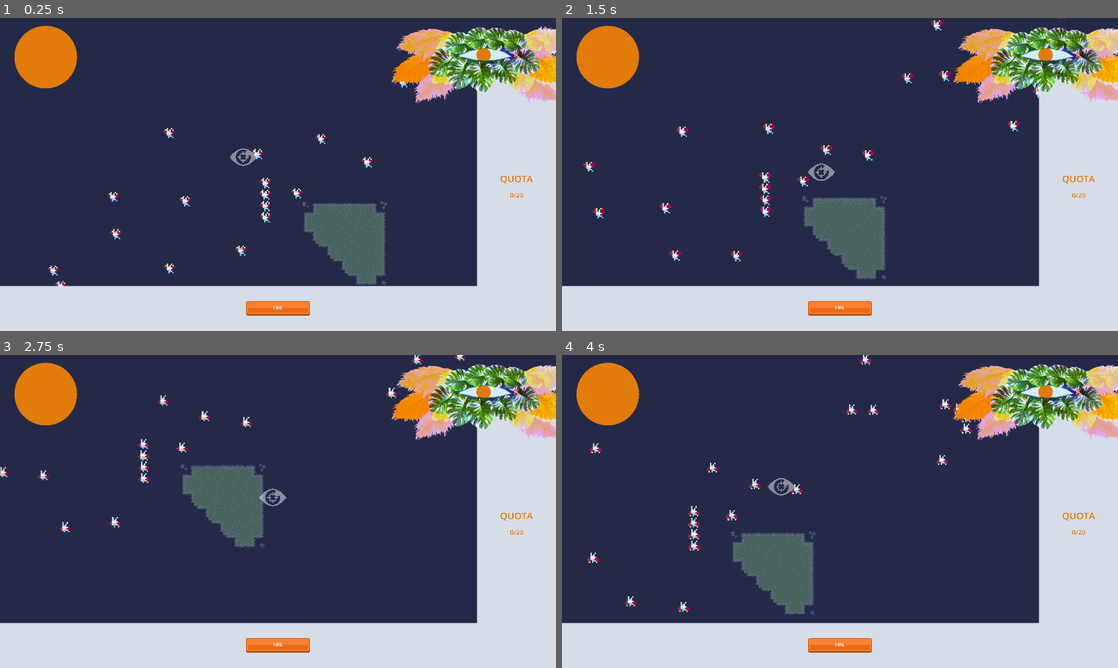
Above: before the commit, frames 1-4 (two rows, left to right).
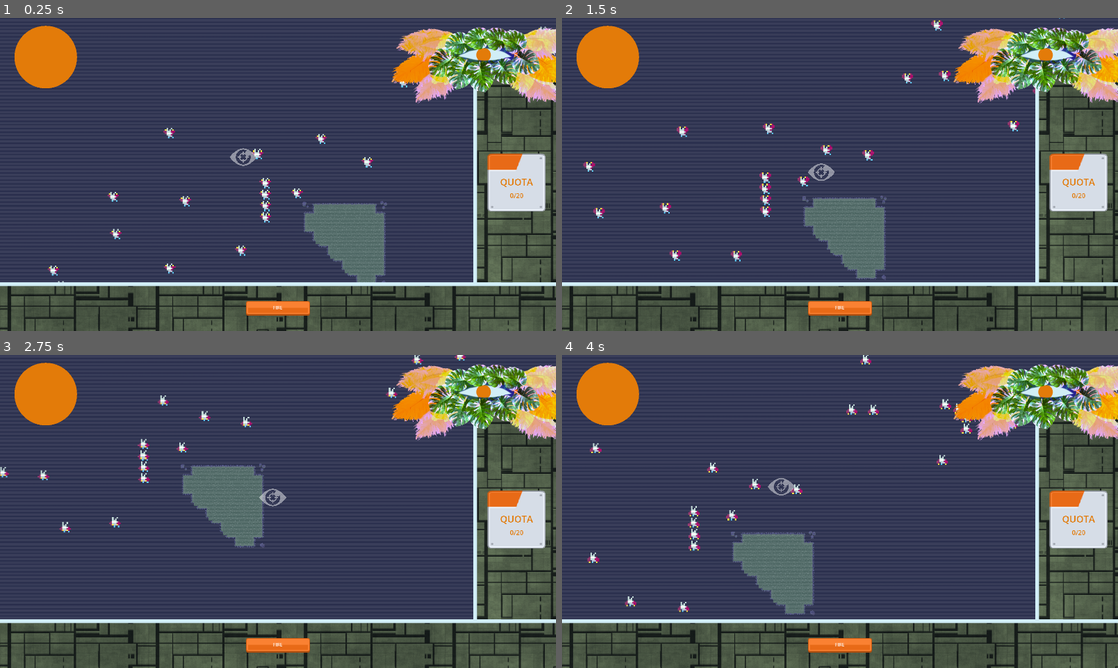
Above: after the commit, the same moments.

Repository: ocdunlap/laughingeye
Game: Godot game, scene res://ScenesGeneral/main_container.tscn
Two runs of this game, one before a commit and one after it. Both use one fixed random seed, a clock stepped at 60 frames per second and the inputs below. The project has no main scene, so this scene is started directly.
Inputs:
- Up to frame 1 (0.25 s): no input
- Up to frame 2 (1.5 s): hold D (move_right) 0.53-1.28 s; hold S (move_down) from 1.28 s (still down)
- Up to frame 3 (2.75 s): release S (move_down) at 2.03 s; hold D (move_right) from 2.03 s (still down)
- Up to frame 4 (4 s): release D (move_right) at 2.78 s; hold W (move_up) 2.78-3.53 s; hold A (move_left) from 3.53 s (still down)

The runs differ from the first frame. In frame 1, 23% of the frame differs, in the area x 0-100%, y 18-100%; in frame 2, 23%, in the area x 0-100%, y 1-100%; in frame 3, 23%; in frame 4, 23%.

Commit message:
added screen shader
it doesn't really work as a shader though...

Diff:
--- a/ScenesGeneral/player_reticle.tscn
+++ b/ScenesGeneral/player_reticle.tscn
@@ -338,7 +338,6 @@
 script = ExtResource("1_qs4w0")
 
 [node name="ExplodeEffect" type="AnimatedSprite2D" parent="."]
-scale = Vector2(1, 1)
 sprite_frames = SubResource("SpriteFrames_whn3e")
 animation = &"fire"
 speed_scale = 1.2
--- a/ScenesGeneral/ui_main.tscn
+++ b/ScenesGeneral/ui_main.tscn
@@ -1,23 +1,171 @@
-[gd_scene load_steps=19 format=3 uid="uid://cvgnw2mv4qaf8"]
-
+[gd_scene load_steps=26 format=3 uid="uid://cvgnw2mv4qaf8"]
+
+[ext_resource type="Shader" path="res://Shaders/hologram.gdshader" id="1_a7afu"]
 [ext_resource type="Script" path="res://Scripts/FuelMeter.gd" id="2_hgvi0"]
 [ext_resource type="Shader" path="res://Shaders/fuel_fill.gdshader" id="2_op73v"]
+[ext_resource type="Texture2D" uid="uid://damyd2had7pjq" path="res://ArtAssets/hologram_lines-b1399a8d.png" id="2_saof6"]
 [ext_resource type="Texture2D" uid="uid://bhw6xmsqco32x" path="res://ArtAssets/metalPanel_redCorner.png" id="3_4ivui"]
 [ext_resource type="Texture2D" uid="uid://dkv4d4uyqlj4n" path="res://ArtAssets/plain-circle.png" id="3_o12e0"]
 [ext_resource type="Texture2D" uid="uid://dae42rs3eqx2k" path="res://ArtAssets/red_button11.png" id="4_j3is1"]
+[ext_resource type="Texture2D" uid="uid://bwmb0cnxmsk6g" path="res://ArtAssets/spaceship_texture_hull_02_by_tiagocomicart_d8slqvg-fullview.jpg" id="4_nqav2"]
 [ext_resource type="Texture2D" uid="uid://btsvirjrt457k" path="res://ArtAssets/red_button12.png" id="5_mprq2"]
 [ext_resource type="Texture2D" uid="uid://b0rv8pjuualm1" path="res://ArtAssets/Watcher.png" id="7_45bdf"]
 [ext_resource type="Script" path="res://Scripts/Watcher.gd" id="7_673rv"]
 [ext_resource type="Material" uid="uid://c1ls8jy24b61" path="res://Shaders/cartridge_glitch.tres" id="8_co0wd"]
 
+[sub_resource type="ShaderMaterial" id="ShaderMaterial_alsi5"]
+shader = ExtResource("1_a7afu")
+shader_parameter/baseColor = Color(0.305882, 0.835294, 0.960784, 0.184314)
+shader_parameter/speed = 0.5
+shader_parameter/linesColor = Color(0.631373, 0.909804, 0.556863, 0.0588235)
+shader_parameter/linesColorIntensity = 5.0
+shader_parameter/hologramTextureTiling = Vector2(1, 5)
+shader_parameter/alphaScale = 0.1
+shader_parameter/hologramTexture = ExtResource("2_saof6")
+
+[sub_resource type="StyleBoxFlat" id="StyleBoxFlat_2tgsy"]
+
 [sub_resource type="ShaderMaterial" id="ShaderMaterial_6h1cx"]
 shader = ExtResource("2_op73v")
 shader_parameter/fV = 0.5
 shader_parameter/tint_color = Color(0.890196, 0.482353, 0.0352941, 1)
 
+[sub_resource type="StyleBoxFlat" id="StyleBoxFlat_7mryt"]
+bg_color = Color(0.819608, 0.933333, 0.968627, 1)
+
 [sub_resource type="LabelSettings" id="LabelSettings_0jujh"]
 font_size = 22
 font_color = Color(0.890196, 0.482353, 0.0352941, 1)
+
+[sub_resource type="StyleBoxFlat" id="StyleBoxFlat_w8lrn"]
+bg_color = Color(0.819608, 0.933333, 0.968627, 1)
+
+[sub_resource type="Animation" id="Animation_7tle5"]
+length = 0.001
+tracks/0/type = "value"
+tracks/0/imported = false
+tracks/0/enabled = true
+tracks/0/path = NodePath("WatcherFrame:material:shader_parameter/red_displacement")
+tracks/0/interp = 1
+tracks/0/loop_wrap = true
+tracks/0/keys = {
+"times": PackedFloat32Array(0),
+"transitions": PackedFloat32Array(1),
+"update": 0,
+"values": [0.00600005]
+}
+tracks/1/type = "value"
+tracks/1/imported = false
+tracks/1/enabled = true
+tracks/1/path = NodePath("WatcherFrame:material:shader_parameter/green_displacement")
+tracks/1/interp = 1
+tracks/1/loop_wrap = true
+tracks/1/keys = {
+"times": PackedFloat32Array(0),
+"transitions": PackedFloat32Array(1),
+"update": 0,
+"values": [0.41]
+}
+tracks/2/type = "value"
+tracks/2/imported = false
+tracks/2/enabled = true
+tracks/2/path = NodePath("WatcherFrame:material:shader_parameter/blue_displacement")
+tracks/2/interp = 1
+tracks/2/loop_wrap = true
+tracks/2/keys = {
+"times": PackedFloat32Array(0),
+"transitions": PackedFloat32Array(1),
+"update": 0,
+"values": [-0.543]
+}
+tracks/3/type = "value"
+tracks/3/imported = false
+tracks/3/enabled = true
+tracks/3/path = NodePath("WatcherFrame:material:shader_parameter/ghost")
+tracks/3/interp = 1
+tracks/3/loop_wrap = true
+tracks/3/keys = {
+"times": PackedFloat32Array(0),
+"transitions": PackedFloat32Array(1),
+"update": 0,
+"values": [0.225]
+}
+tracks/4/type = "value"
+tracks/4/imported = false
+tracks/4/enabled = true
+tracks/4/path = NodePath("WatcherFrame:material:shader_parameter/scan_effect")
+tracks/4/interp = 1
+tracks/4/loop_wrap = true
+tracks/4/keys = {
+"times": PackedFloat32Array(0),
+"transitions": PackedFloat32Array(1),
+"update": 0,
+"values": [0.2]
+}
+
+[sub_resource type="Animation" id="Animation_l2xu1"]
+resource_name = "eye-glitch-1"
+length = 0.8
+tracks/0/type = "value"
+tracks/0/imported = false
+tracks/0/enabled = true
+tracks/0/path = NodePath("WatcherFrame:material:shader_parameter/red_displacement")
+tracks/0/interp = 1
+tracks/0/loop_wrap = true
+tracks/0/keys = {
+"times": PackedFloat32Array(0, 0.1, 0.2, 0.3, 0.5, 0.6, 0.7, 0.8),
+"transitions": PackedFloat32Array(1, 1, 1, 1, 1, 1, 1, 1),
+"update": 0,
+"values": [4.75e-08, 0.00600005, 4.75e-08, 0.522, 0.522, 0.522, 0.522, 4.75e-08]
+}
+tracks/1/type = "value"
+tracks/1/imported = false
+tracks/1/enabled = true
+tracks/1/path = NodePath("WatcherFrame:material:shader_parameter/green_displacement")
+tracks/1/interp = 1
+tracks/1/loop_wrap = true
+tracks/1/keys = {
+"times": PackedFloat32Array(0, 0.1, 0.2, 0.3, 0.5, 0.6, 0.8),
+"transitions": PackedFloat32Array(1, 1, 1, 1, 1, 1, 1),
+"update": 0,
+"values": [0.25, 0.41, 4.75e-08, 0.457, 0.457, 0.457, 0.25]
+}
+tracks/2/type = "value"
+tracks/2/imported = false
+tracks/2/enabled = true
+tracks/2/path = NodePath("WatcherFrame:material:shader_parameter/blue_displacement")
+tracks/2/interp = 1
+tracks/2/loop_wrap = true
+tracks/2/keys = {
+"times": PackedFloat32Array(0, 0.1, 0.2, 0.4, 0.5, 0.6, 0.7, 0.8),
+"transitions": PackedFloat32Array(1, 1, 1, 1, 1, 1, 1, 1),
+"update": 0,
+"values": [-1.0, -0.543, -0.675, 5.96046e-08, 5.96046e-08, 4.75e-08, -0.765, -1.0]
+}
+tracks/3/type = "value"
+tracks/3/imported = false
+tracks/3/enabled = true
+tracks/3/path = NodePath("WatcherFrame:material:shader_parameter/ghost")
+tracks/3/interp = 1
+tracks/3/loop_wrap = true
+tracks/3/keys = {
+"times": PackedFloat32Array(0, 0.1, 0.2, 0.4, 0.5, 0.6, 0.7, 0.8),
+"transitions": PackedFloat32Array(1, 1, 1, 1, 1, 1, 1, 1),
+"update": 1,
+"values": [0.0, 0.225, 0.0, 0.505, 0.0, 0.0, 0.505, 0.0]
+}
+tracks/4/type = "value"
+tracks/4/imported = false
+tracks/4/enabled = true
+tracks/4/path = NodePath("WatcherFrame:material:shader_parameter/scan_effect")
+tracks/4/interp = 1
+tracks/4/loop_wrap = true
+tracks/4/keys = {
+"times": PackedFloat32Array(0, 0.1, 0.2, 0.5, 0.7, 0.8),
+"transitions": PackedFloat32Array(1, 1, 1, 1, 1, 1),
+"update": 0,
+"values": [0.0, 0.2, 0.0, 0.52, 0.52, 0.0]
+}
 
 [sub_resource type="Animation" id="Animation_5upjb"]
 resource_name = "eye-wander-1"
@@ -51,133 +199,6 @@
 "values": [Vector2(240, 100), Vector2(260, 70), Vector2(240, 100), Vector2(240, 100), Vector2(180, 70), Vector2(240, 100), Vector2(230, 100), Vector2(195, 117), Vector2(180, 100), Vector2(200, 110), Vector2(180, 100), Vector2(180, 100), Vector2(240, 100)]
 }
 
-[sub_resource type="Animation" id="Animation_l2xu1"]
-resource_name = "eye-glitch-1"
-length = 0.8
-tracks/0/type = "value"
-tracks/0/imported = false
-tracks/0/enabled = true
-tracks/0/path = NodePath("WatcherFrame:material:shader_parameter/red_displacement")
-tracks/0/interp = 1
-tracks/0/loop_wrap = true
-tracks/0/keys = {
-"times": PackedFloat32Array(0, 0.1, 0.2, 0.3, 0.5, 0.6, 0.7, 0.8),
-"transitions": PackedFloat32Array(1, 1, 1, 1, 1, 1, 1, 1),
-"update": 0,
-"values": [4.75e-08, 0.00600005, 4.75e-08, 0.522, 0.522, 0.522, 0.522, 4.75e-08]
-}
-tracks/1/type = "value"
-tracks/1/imported = false
-tracks/1/enabled = true
-tracks/1/path = NodePath("WatcherFrame:material:shader_parameter/green_displacement")
-tracks/1/interp = 1
-tracks/1/loop_wrap = true
-tracks/1/keys = {
-"times": PackedFloat32Array(0, 0.1, 0.2, 0.3, 0.5, 0.6, 0.8),
-"transitions": PackedFloat32Array(1, 1, 1, 1, 1, 1, 1),
-"update": 0,
-"values": [0.25, 0.41, 4.75e-08, 0.457, 0.457, 0.457, 0.25]
-}
-tracks/2/type = "value"
-tracks/2/imported = false
-tracks/2/enabled = true
-tracks/2/path = NodePath("WatcherFrame:material:shader_parameter/blue_displacement")
-tracks/2/interp = 1
-tracks/2/loop_wrap = true
-tracks/2/keys = {
-"times": PackedFloat32Array(0, 0.1, 0.2, 0.4, 0.5, 0.6, 0.7, 0.8),
-"transitions": PackedFloat32Array(1, 1, 1, 1, 1, 1, 1, 1),
-"update": 0,
-"values": [-1.0, -0.543, -0.675, 5.96046e-08, 5.96046e-08, 4.75e-08, -0.765, -1.0]
-}
-tracks/3/type = "value"
-tracks/3/imported = false
-tracks/3/enabled = true
-tracks/3/path = NodePath("WatcherFrame:material:shader_parameter/ghost")
-tracks/3/interp = 1
-tracks/3/loop_wrap = true
-tracks/3/keys = {
-"times": PackedFloat32Array(0, 0.1, 0.2, 0.4, 0.5, 0.6, 0.7, 0.8),
-"transitions": PackedFloat32Array(1, 1, 1, 1, 1, 1, 1, 1),
-"update": 1,
-"values": [0.0, 0.225, 0.0, 0.505, 0.0, 0.0, 0.505, 0.0]
-}
-tracks/4/type = "value"
-tracks/4/imported = false
-tracks/4/enabled = true
-tracks/4/path = NodePath("WatcherFrame:material:shader_parameter/scan_effect")
-tracks/4/interp = 1
-tracks/4/loop_wrap = true
-tracks/4/keys = {
-"times": PackedFloat32Array(0, 0.1, 0.2, 0.5, 0.7, 0.8),
-"transitions": PackedFloat32Array(1, 1, 1, 1, 1, 1),
-"update": 0,
-"values": [0.0, 0.2, 0.0, 0.52, 0.52, 0.0]
-}
-
-[sub_resource type="Animation" id="Animation_7tle5"]
-length = 0.001
-tracks/0/type = "value"
-tracks/0/imported = false
-tracks/0/enabled = true
-tracks/0/path = NodePath("WatcherFrame:material:shader_parameter/red_displacement")
-tracks/0/interp = 1
-tracks/0/loop_wrap = true
-tracks/0/keys = {
-"times": PackedFloat32Array(0),
-"transitions": PackedFloat32Array(1),
-"update": 0,
-"values": [0.00600005]
-}
-tracks/1/type = "value"
-tracks/1/imported = false
-tracks/1/enabled = true
-tracks/1/path = NodePath("WatcherFrame:material:shader_parameter/green_displacement")
-tracks/1/interp = 1
-tracks/1/loop_wrap = true
-tracks/1/keys = {
-"times": PackedFloat32Array(0),
-"transitions": PackedFloat32Array(1),
-"update": 0,
-"values": [0.41]
-}
-tracks/2/type = "value"
-tracks/2/imported = false
-tracks/2/enabled = true
-tracks/2/path = NodePath("WatcherFrame:material:shader_parameter/blue_displacement")
-tracks/2/interp = 1
-tracks/2/loop_wrap = true
-tracks/2/keys = {
-"times": PackedFloat32Array(0),
-"transitions": PackedFloat32Array(1),
-"update": 0,
-"values": [-0.543]
-}
-tracks/3/type = "value"
-tracks/3/imported = false
-tracks/3/enabled = true
-tracks/3/path = NodePath("WatcherFrame:material:shader_parameter/ghost")
-tracks/3/interp = 1
-tracks/3/loop_wrap = true
-tracks/3/keys = {
-"times": PackedFloat32Array(0),
-"transitions": PackedFloat32Array(1),
-"update": 0,
-"values": [0.225]
-}
-tracks/4/type = "value"
-tracks/4/imported = false
-tracks/4/enabled = true
-tracks/4/path = NodePath("WatcherFrame:material:shader_parameter/scan_effect")
-tracks/4/interp = 1
-tracks/4/loop_wrap = true
-tracks/4/keys = {
-"times": PackedFloat32Array(0),
-"transitions": PackedFloat32Array(1),
-"update": 0,
-"values": [0.2]
-}
-
 [sub_resource type="AnimationLibrary" id="AnimationLibrary_83px3"]
 _data = {
 "RESET": SubResource("Animation_7tle5"),
@@ -203,6 +224,16 @@
 grow_horizontal = 2
 grow_vertical = 2
 
+[node name="Screen" type="Panel" parent="."]
+material = SubResource("ShaderMaterial_alsi5")
+layout_mode = 1
+anchors_preset = 15
+anchor_right = 1.0
+anchor_bottom = 1.0
+grow_horizontal = 2
+grow_vertical = 2
+theme_override_styles/panel = SubResource("StyleBoxFlat_2tgsy")
+
 [node name="FuelMeter" type="Control" parent="."]
 layout_mode = 1
 anchors_preset = 15
@@ -225,17 +256,114 @@
 expand_mode = 1
 stretch_mode = 5
 
-[node name="BottomPanel" type="NinePatchRect" parent="."]
+[node name="RightPanel" type="Control" parent="."]
+layout_mode = 1
+anchor_left = 0.858
+anchor_top = 0.226
+anchor_right = 1.0
+anchor_bottom = 1.0
+offset_left = -0.359985
+offset_top = -41.08
+grow_horizontal = 2
+grow_vertical = 2
+
+[node name="border" type="Panel" parent="RightPanel"]
+layout_mode = 1
+anchors_preset = 15
+anchor_right = 1.0
+anchor_bottom = 1.0
+offset_left = -13.0
+grow_horizontal = 2
+grow_vertical = 2
+theme_override_styles/panel = SubResource("StyleBoxFlat_7mryt")
+
+[node name="TextureRect" type="TextureRect" parent="RightPanel"]
+modulate = Color(0.819608, 0.933333, 0.666667, 1)
+layout_mode = 1
+anchors_preset = 15
+anchor_right = 1.0
+anchor_bottom = 1.0
+grow_horizontal = 2
+grow_vertical = 2
+texture = ExtResource("4_nqav2")
+expand_mode = 1
+stretch_mode = 1
+
+[node name="CenterContainer" type="CenterContainer" parent="RightPanel"]
 layout_mode = 1
 anchors_preset = -1
+anchor_left = 0.1
+anchor_top = 0.308
+anchor_right = 0.9
+anchor_bottom = 0.53
+offset_left = 0.375977
+offset_top = -2.672
+offset_right = 0.375977
+offset_bottom = -2.672
+grow_horizontal = 2
+grow_vertical = 2
+
+[node name="TextureRect" type="TextureRect" parent="RightPanel/CenterContainer"]
+custom_minimum_size = Vector2(200, 200)
+layout_mode = 2
+texture = ExtResource("3_4ivui")
+expand_mode = 1
+stretch_mode = 4
+
+[node name="VBoxContainer" type="VBoxContainer" parent="RightPanel/CenterContainer"]
+layout_mode = 2
+
+[node name="spacer" type="Label" parent="RightPanel/CenterContainer/VBoxContainer"]
+clip_contents = true
+layout_mode = 2
+label_settings = SubResource("LabelSettings_0jujh")
+horizontal_alignment = 1
+vertical_alignment = 1
+
+[node name="RichTextLabel" type="RichTextLabel" parent="RightPanel/CenterContainer/VBoxContainer"]
+modulate = Color(0.890196, 0.482353, 0.0352941, 1)
+custom_minimum_size = Vector2(200, 50)
+layout_mode = 2
+bbcode_enabled = true
+text = "[center][font_size=32
+]QUOTA[/font_size][/center]"
+
+[node name="QuotaAmount" type="Label" parent="RightPanel/CenterContainer/VBoxContainer"]
+layout_mode = 2
+text = "0/20"
+label_settings = SubResource("LabelSettings_0jujh")
+horizontal_alignment = 1
+vertical_alignment = 1
+
+[node name="BottomPanel" type="Control" parent="."]
+layout_mode = 1
 anchor_right = 1.0
 anchor_bottom = 1.0
 offset_top = 925.0
 grow_horizontal = 2
 grow_vertical = 2
-mouse_filter = 1
-texture = ExtResource("3_4ivui")
-region_rect = Rect2(14.0556, 32.8383, 30.4043, 52.5658)
+
+[node name="TextureRect2" type="Panel" parent="BottomPanel"]
+layout_mode = 1
+anchors_preset = 15
+anchor_right = 1.0
+anchor_bottom = 1.0
+offset_top = -13.0
+grow_horizontal = 2
+grow_vertical = 2
+theme_override_styles/panel = SubResource("StyleBoxFlat_w8lrn")
+
+[node name="TextureRect" type="TextureRect" parent="BottomPanel"]
+modulate = Color(0.819608, 0.933333, 0.666667, 1)
+layout_mode = 1
+anchors_preset = 15
+anchor_right = 1.0
+anchor_bottom = 1.0
+grow_horizontal = 2
+grow_vertical = 2
+texture = ExtResource("4_nqav2")
+expand_mode = 1
+stretch_mode = 1
 
 [node name="CenterContainer" type="CenterContainer" parent="BottomPanel"]
 layout_mode = 1
@@ -265,52 +393,6 @@
 bbcode_enabled = true
 text = "[center]FIRE[/center]"
 fit_content = true
-
-[node name="RightPanel" type="NinePatchRect" parent="."]
-layout_mode = 1
-anchors_preset = -1
-anchor_left = 0.858
-anchor_top = 0.226
-anchor_right = 1.0
-anchor_bottom = 1.0
-offset_left = -0.359985
-offset_top = -41.08
-grow_horizontal = 2
-grow_vertical = 2
-texture = ExtResource("3_4ivui")
-region_rect = Rect2(14.9811, 33.1828, 28.6875, 49.4612)
-
-[node name="CenterContainer" type="CenterContainer" parent="RightPanel"]
-layout_mode = 1
-anchors_preset = -1
-anchor_left = 0.1
-anchor_top = 0.1
-anchor_right = 0.9
-anchor_bottom = 0.766
-offset_left = 0.375977
-offset_top = -2.672
-offset_right = 0.375977
-offset_bottom = -2.672
-grow_horizontal = 2
-grow_vertical = 2
-
-[node name="VBoxContainer" type="VBoxContainer" parent="RightPanel/CenterContainer"]
-layout_mode = 2
-
-[node name="RichTextLabel" type="RichTextLabel" parent="RightPanel/CenterContainer/VBoxContainer"]
-modulate = Color(0.890196, 0.482353, 0.0352941, 1)
-custom_minimum_size = Vector2(200, 60)
-layout_mode = 2
-bbcode_enabled = true
-text = "[center][font_size=32
-]QUOTA[/font_size][/center]"
-
-[node name="QuotaAmount" type="Label" parent="RightPanel/CenterContainer/VBoxContainer"]
-layout_mode = 2
-text = "0/20"
-label_settings = SubResource("LabelSettings_0jujh")
-horizontal_alignment = 1
-vertical_alignment = 1
 
 [node name="Watcher" type="Control" parent="."]
 layout_mode = 1
--- /dev/null
+++ b/Shaders/hologram.gdshader
@@ -0,0 +1,34 @@
+shader_type canvas_item;
+
+uniform vec4 baseColor: source_color = vec4(0.3058, 0.835, 0.960, 1.);
+uniform float speed = 0.5;
+uniform vec4 linesColor: source_color = vec4(0.633232, 0.910156, 0.555693, 1.);
+uniform float linesColorIntensity = 5.;
+uniform sampler2D hologramTexture;
+uniform vec2 hologramTextureTiling = vec2(1., 5.);
+uniform float alphaScale = 1.;
+
+vec2 tilingAndOffset(vec2 uv, vec2 tiling, vec2 offset) {
+    return mod(uv * tiling + offset, 1);
+}
+
+void fragment() {
+    vec2 offset = vec2(TIME * speed / 100.0);
+    vec2 tiling = tilingAndOffset(UV, hologramTextureTiling, offset);
+
+    vec4 noise = texture(hologramTexture, tiling);
+
+    float fresnel = 0.71;
+    vec4 colorLines = linesColor * vec4(vec3(linesColorIntensity), 1.0);
+    vec4 emission = colorLines * fresnel * noise;
+
+    vec4 albedo = baseColor;
+    float alpha = dot(noise.rgb, vec3(1.0));
+    vec4 hologram;
+    hologram.rgb = emission.rgb + (1.0 - emission.rgb) * albedo.rgb * albedo.a;
+    hologram.a = emission.a + (1.0 - emission.a) * alpha;
+    hologram.a = hologram.a + (1.0 - hologram.a) * albedo.a;
+    COLOR = texture(TEXTURE, UV);
+    COLOR.rgb = COLOR.rgb + (1.0 - COLOR.rgb) * hologram.rgb;
+    COLOR.a = min(COLOR.a, hologram.a) * alphaScale;
+}
Binary file added: ArtAssets/hologram_lines-b1399a8d.png
Not shown, added: ArtAssets/hologram_lines-b1399a8d.png.import
Binary file added: ArtAssets/spaceship_texture_hull_02_by_tiagocomicart_d8slqvg-fullview.jpg
Not shown, added: ArtAssets/spaceship_texture_hull_02_by_tiagocomicart_d8slqvg-fullview.jpg.import
